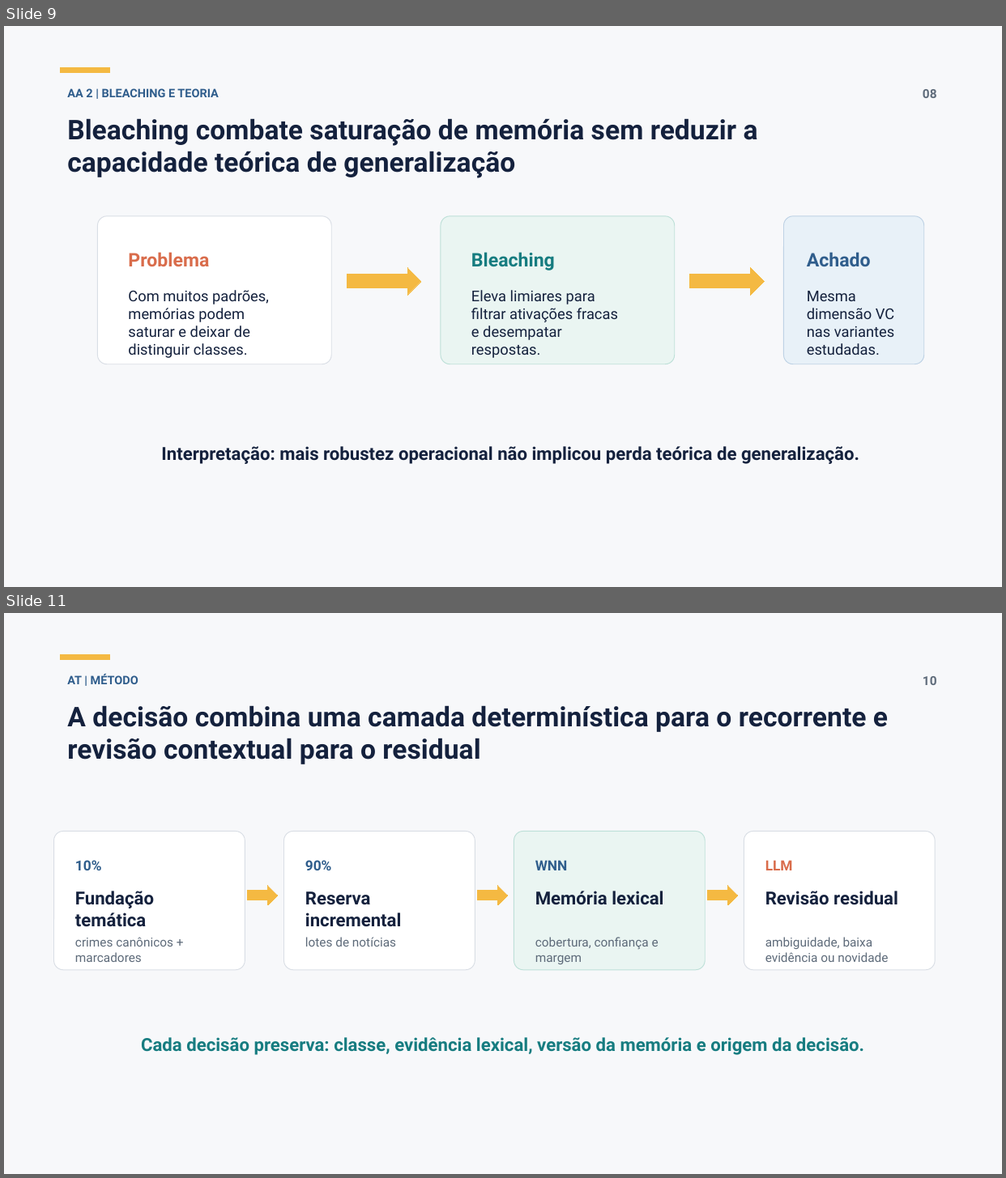
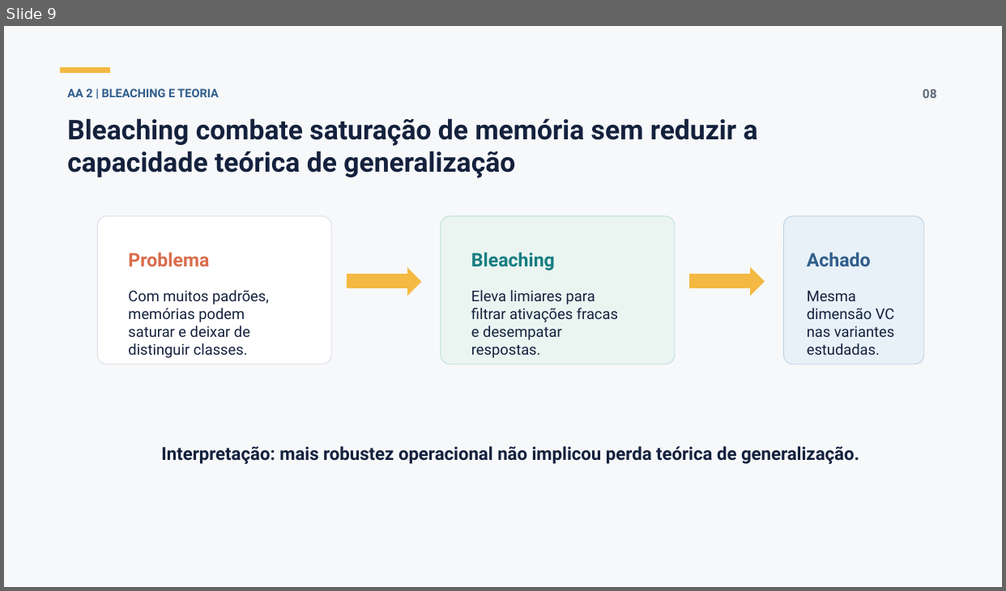
Before and after one commit to 0rakul0/NT_PF, a slide deck: output/apresentacao_wisard_aa_at.pptx. Shown one above the other, each under a label of ours: slides 9 and 11 before the commit, slide 9 after it; the slides between them are not shown. The pictures are 1006x1178 and 1006x591 pixels, drawn with LibreOffice and Linux fonts; fonts in the diff are those of the drawing. Boxes give left, top, right and bottom in pixels: in the first picture for what was removed or moved away, otherwise in the second. Text is boxed around its words. In the diff, an @@ line names an element or a change of style, - is before the commit and + after.

```diff
--- a/output/apresentacao_wisard_aa_at.pptx
+++ b/output/apresentacao_wisard_aa_at.pptx
@@ slide 11 removed at (4,613,1002,1174), background #F7F8FA @@
@@ rectangle removed at (60,655,110,659) @@
@@ text removed at (67,674,138,684) @@
-AT | MÉTODO
@@ text removed at (923,676,937,685) @@
-10
@@ text removed at (67,705,888,764) @@
-A decisão combina uma camada determinística para o recorrente e revisão contextual para o residual
@@ rounded rectangle removed at (54,832,245,970) @@
@@ rounded rectangle removed at (284,832,475,970) @@
@@ rounded rectangle removed at (513,832,705,970) @@
@@ rounded rectangle removed at (744,832,936,970) @@
@@ text removed at (75,860,102,871) @@
-10%
@@ text removed at (305,860,332,871) @@
-90%
@@ text removed at (535,860,567,871) @@
-WNN
@@ text removed at (765,860,793,871) @@
-LLM
@@ text removed at (75,891,154,927) @@
-Fundação temática
@@ right arrow removed at (247,886,278,905) @@
@@ text removed at (305,892,402,927) @@
-Reserva incremental
@@ right arrow removed at (477,886,508,905) @@
@@ text removed at (535,891,663,905) @@
-Memória lexical
@@ right arrow removed at (708,886,739,905) @@
@@ text removed at (765,891,898,905) @@
-Revisão residual
@@ text removed at (75,937,173,962) @@
-crimes canônicos + marcadores
@@ text removed at (305,937,396,947) @@
-lotes de notícias
@@ text removed at (535,937,658,965) @@
-cobertura, confiança e margem
@@ text removed at (765,937,888,962) @@
-ambiguidade, baixa evidência ou novidade
@@ text removed at (141,1037,864,1055) @@
-Cada decisão preserva: classe, evidência lexical, versão da memória e origem da decisão.
```
Also in this commit, not shown: 2 slides changed, 2 other slides removed.
